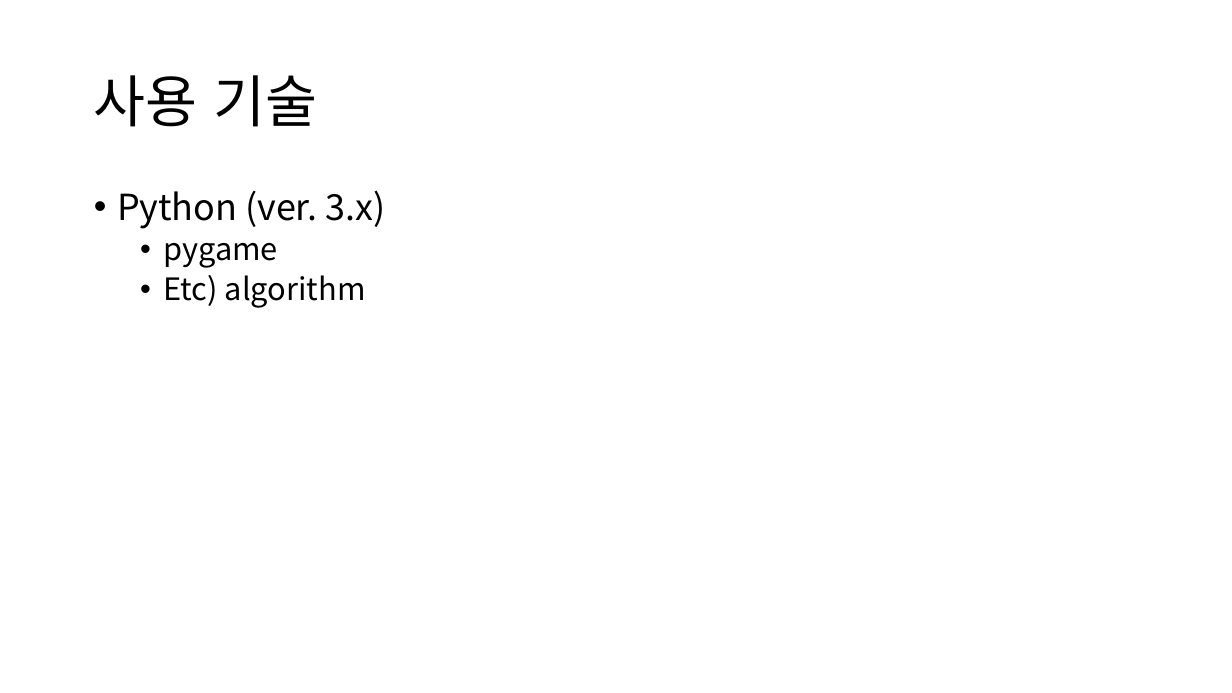
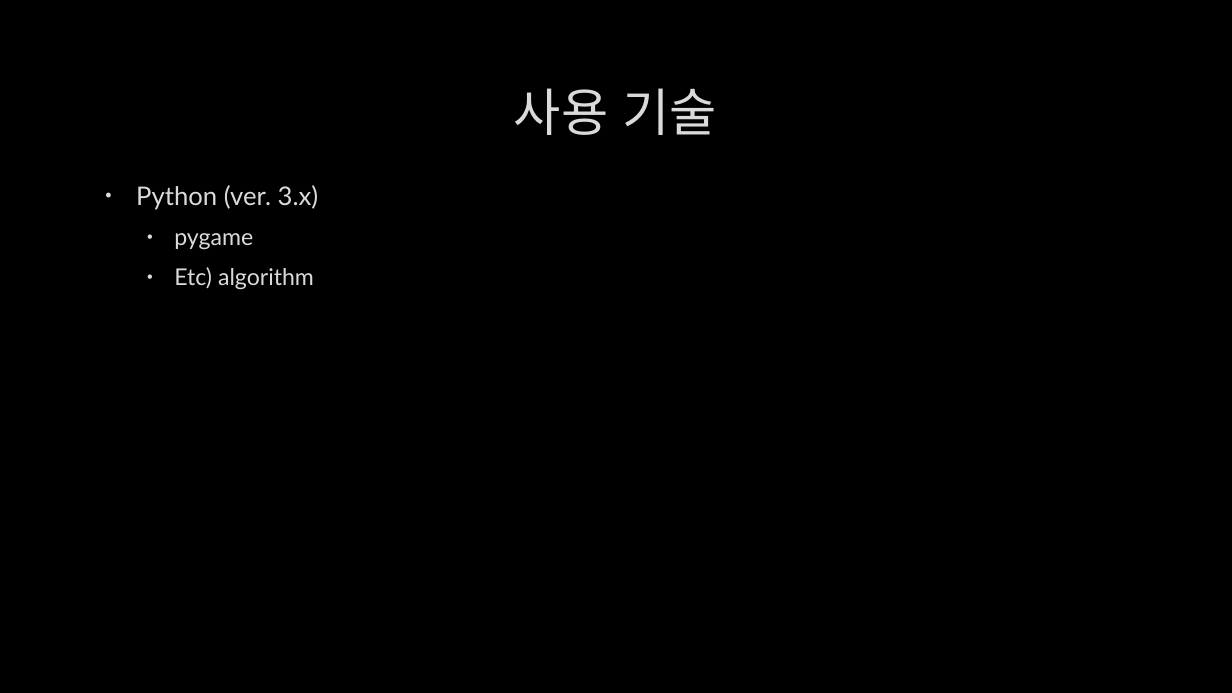
Before and after one commit to lctumaca1/wordle_ai, a slide deck: slide 7 of WORDLE WITH AI.pptx. Drawn at 1232x693 pixels with LibreOffice and Linux fonts; fonts in the diff are those of the drawing; background and template pictures are left out. Boxes give left, top, right and bottom in pixels: in the first picture for what was removed or moved away, otherwise in the second. Text is boxed around its words. In the diff, an @@ line names an element or a change of style, - is before the commit and + after.

```diff
--- a/WORDLE WITH AI.pptx
+++ b/WORDLE WITH AI.pptx
@@ background #FFFFFF to picture (left out) @@
@@ title "사용 기술": place and size @@
-title "사용 기술" at [94, 75, 318, 127]
+title "사용 기술" at [514, 88, 717, 135]
@@ title "사용 기술" at [514, 88, 717, 135]: size 44 to 40 pt, font Noto Sans CJK KR to Lato, text colour #000000 to #DADADA, letter outline none to #404040 0.75 pt; alignment left to centre; line spacing 0.9 to 1 @@
@@ text "Python (ver. 3.x)": place and size @@
-text "Python (ver. 3.x)" at [117, 190, 386, 308]
+text "Python (ver. 3.x)" at [136, 185, 319, 290]
@@ text "Python (ver. 3.x)" at [136, 185, 319, 290]: size 28 to 20 pt in "Python (ver. 3.x)"; font Noto Sans CJK KR to Lato, text colour #000000 to #DADADA, letter outline none to #404040 0.75 pt; size 24 to 18 pt in "pygame", "Etc) algorithm"; indent changed; line spacing 0.9 to 1; more space between paragraphs @@
```
Also in this commit, not shown: 7 other slides changed.
